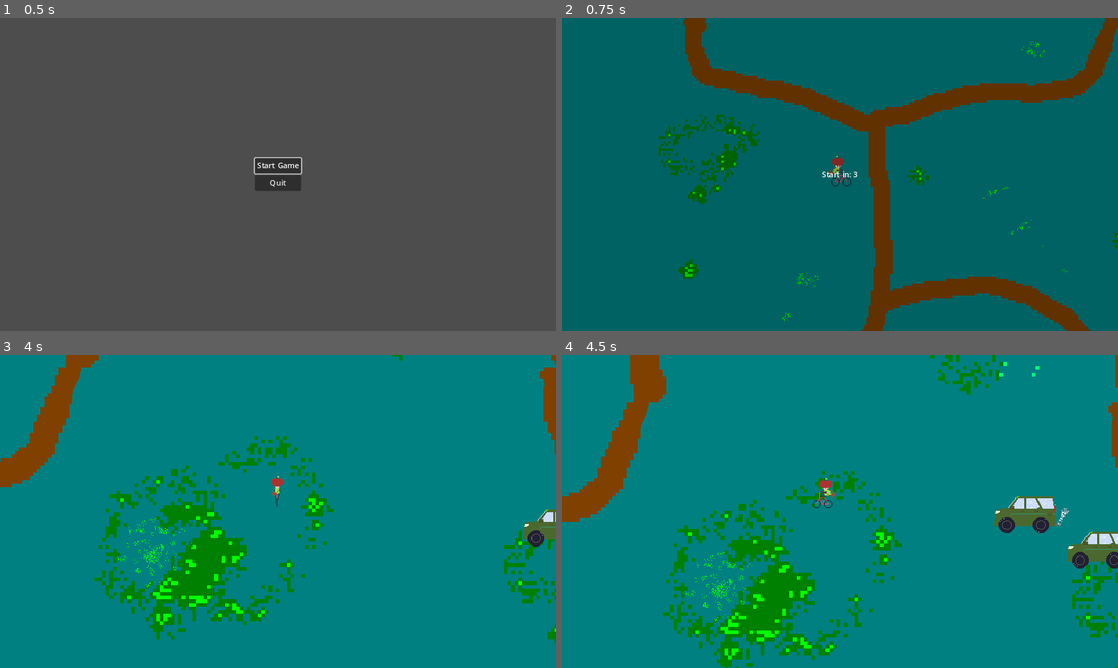
Above: before the commit, frames 1-4 (two rows, left to right).
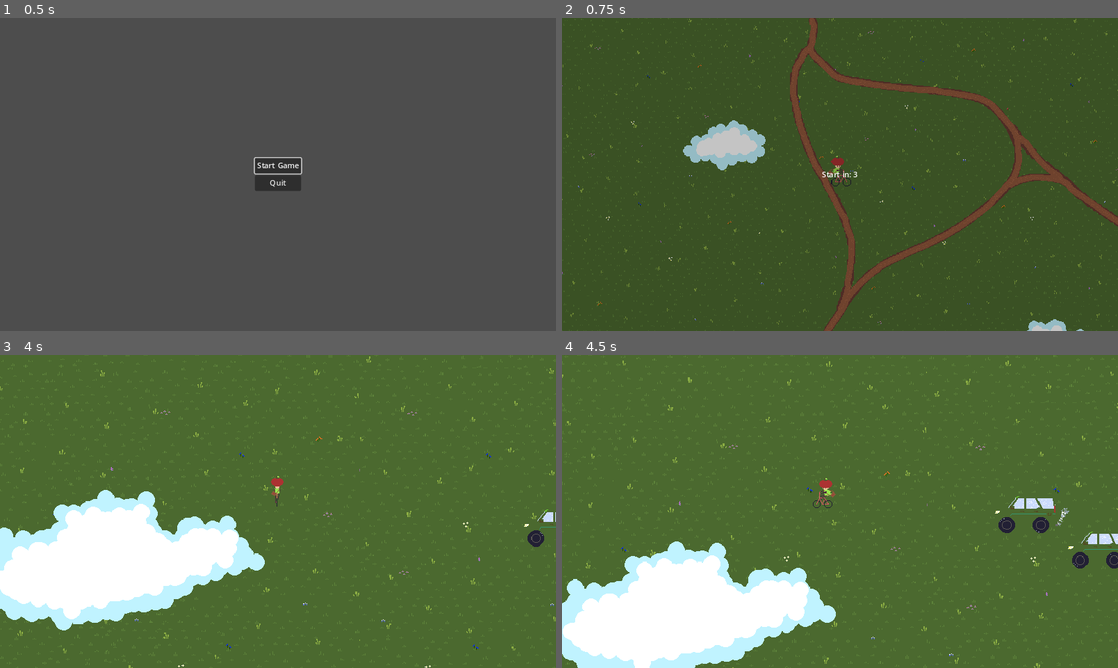
Above: after the commit, the same moments.

Repository: ScottArtCarlson/projectEkans
Game: Godot game, scene res://Scenes/start_menu.tscn
Two runs of this game, one before a commit and one after it. Both use one fixed random seed, a clock stepped at 60 frames per second and the inputs below.
Inputs:
- Up to frame 1 (0.5 s): no input
- Up to frame 2 (0.75 s): click "Start Game" at 0.5 s
- Up to frame 3 (4 s): tap Enter at 1.25, 2.75 s; hold D (right) 1.28-2.03 s; tap Space (action) at 1.35, 2, 2.1, 2.85, 3.5, 3.6 s; hold S (down) 2.03-2.78 s; hold D (right) 2.78-3.53 s; hold W (up) from 3.53 s (still down)
- Up to frame 4 (4.5 s): release W (up) at 4.28 s; hold A (left) from 4.28 s (still down); tap Space (action) at 4.35 s

Frame 1 is identical in both runs. In frame 2, 100% of the frame differs, in the area x 0-100%, y 0-100%; in frame 3, 99%; in frame 4, 98%.

Commit message:
backgrounds

Diff:
--- a/Scenes/world.tscn
+++ b/Scenes/world.tscn
@@ -1,11 +1,12 @@
-[gd_scene load_steps=10 format=3 uid="uid://buvirnbmvpjmq"]
+[gd_scene load_steps=11 format=3 uid="uid://buvirnbmvpjmq"]
 
 [ext_resource type="PackedScene" uid="uid://bycq58j37i46q" path="res://Scenes/player.tscn" id="1_pdc8r"]
 [ext_resource type="Script" path="res://Scenes/world.gd" id="1_pepnt"]
 [ext_resource type="PackedScene" uid="uid://cexq5kww3hohm" path="res://Scenes/snake.tscn" id="2_1pave"]
 [ext_resource type="PackedScene" uid="uid://crawbr77u2yx0" path="res://Scenes/snake_segment.tscn" id="4_iyujy"]
-[ext_resource type="PackedScene" path="res://Scenes/level_completed.tscn" id="5_qe0tg"]
-[ext_resource type="Texture2D" uid="uid://co72sckos8b5y" path="res://Scenes/bigForest.png" id="6_digkb"]
+[ext_resource type="PackedScene" uid="uid://cy2eyhxfkjif7" path="res://Scenes/level_completed.tscn" id="5_qe0tg"]
+[ext_resource type="Texture2D" uid="uid://bbdojwwhcwb1t" path="res://Assets/LargeBackground-Grass.png" id="6_6aap7"]
+[ext_resource type="Texture2D" uid="uid://dngtxx6scqt58" path="res://Assets/LargeBackground-Clouds.png" id="7_g61yn"]
 
 [sub_resource type="Animation" id="Animation_yj4fx"]
 resource_name = "Count Down"
@@ -116,12 +117,21 @@
 
 [node name="ParallaxBackground" type="ParallaxBackground" parent="CanvasLayer"]
 
-[node name="ParallaxLayer" type="ParallaxLayer" parent="CanvasLayer/ParallaxBackground"]
+[node name="ParallaxLayerGrass" type="ParallaxLayer" parent="CanvasLayer/ParallaxBackground"]
 texture_repeat = 3
-motion_mirroring = Vector2(1540, 1220)
+motion_mirroring = Vector2(2000, 2000)
 
-[node name="Sprite2D" type="Sprite2D" parent="CanvasLayer/ParallaxBackground/ParallaxLayer"]
-texture = ExtResource("6_digkb")
+[node name="Sprite2D" type="Sprite2D" parent="CanvasLayer/ParallaxBackground/ParallaxLayerGrass"]
+texture = ExtResource("6_6aap7")
+centered = false
+
+[node name="ParallaxLayerClouds" type="ParallaxLayer" parent="CanvasLayer/ParallaxBackground"]
+texture_repeat = 3
+motion_scale = Vector2(1.5, 1.5)
+motion_mirroring = Vector2(2000, 2000)
+
+[node name="Sprite2D" type="Sprite2D" parent="CanvasLayer/ParallaxBackground/ParallaxLayerClouds"]
+texture = ExtResource("7_g61yn")
 centered = false
 
 [node name="AnimationPlayer" type="AnimationPlayer" parent="."]
Binary file added: Assets/LargeBackground-Clouds.png
Not shown, added: Assets/LargeBackground-Clouds.png.import
Binary file added: Assets/LargeBackground-Grass.aseprite
Binary file added: Assets/LargeBackground-Grass.png
Not shown, changed: Assets/LargeBackground-Grass.png.import
Renamed: Scenes/bigForest.png -> Assets/bigForest.png
Not shown, added: Assets/bigForest.png.import
